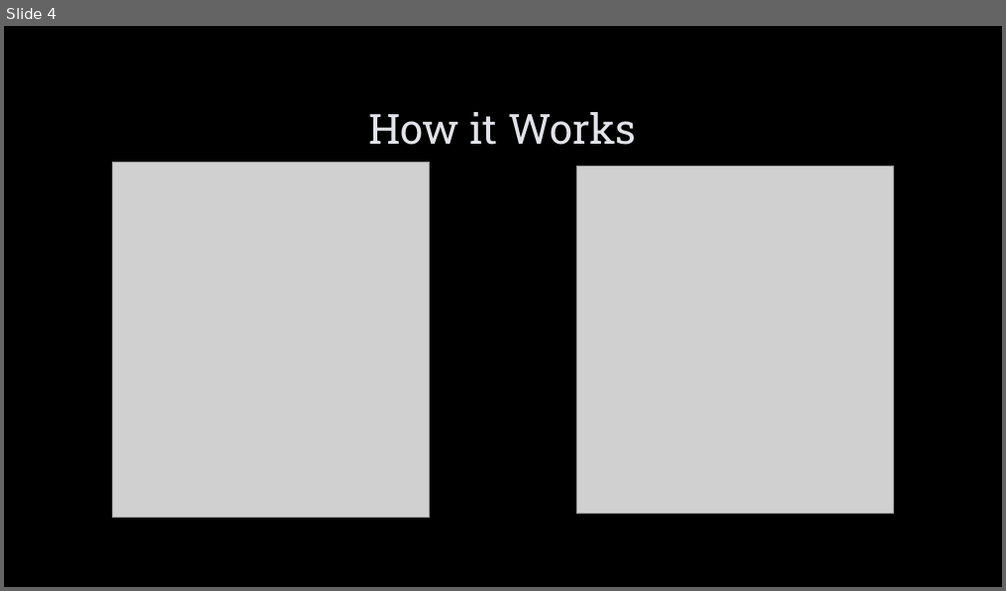
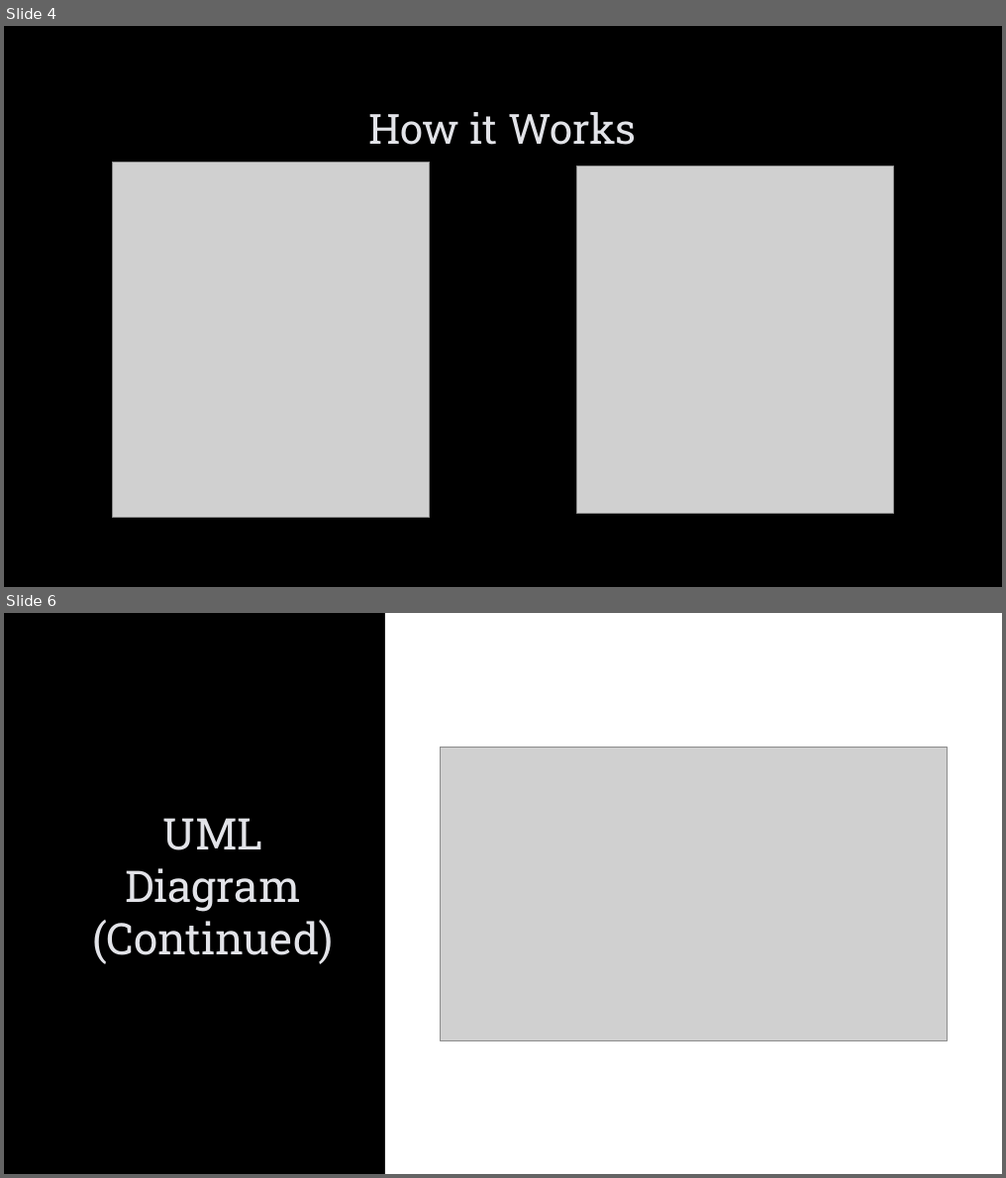
Before and after one commit to ryanalextrader/database_rpg_game, a slide deck: Database Final Presentation.pptx. Shown one above the other, each under a label of ours: slide 4 before the commit, slides 4 and 6 after it; the slides between them are not shown. The pictures are 1006x591 and 1006x1178 pixels, drawn with LibreOffice and Linux fonts; fonts in the diff are those of the drawing; grey boxes stand for pictures; background and template pictures are left out. Boxes give left, top, right and bottom in pixels: in the first picture for what was removed or moved away, otherwise in the second. Text is boxed around its words. In the diff, an @@ line names an element or a change of style, - is before the commit and + after.

```diff
--- a/Database Final Presentation.pptx
+++ b/Database Final Presentation.pptx
@@ slide 6 added at box(4, 613, 1002, 1174), background picture (left out) @@
@@ rectangle added at box(385, 613, 1002, 1174), fill #FFFFFF @@
@@ picture added at box(440, 747, 947, 1041) @@
@@ title added at box(93, 818, 334, 964), 42 pt, text #E2E3E8 @@
+UML Diagram (Continued)
```
Also in this commit, not shown: 1 slide changed, 1 other slide added, 4 other files.
